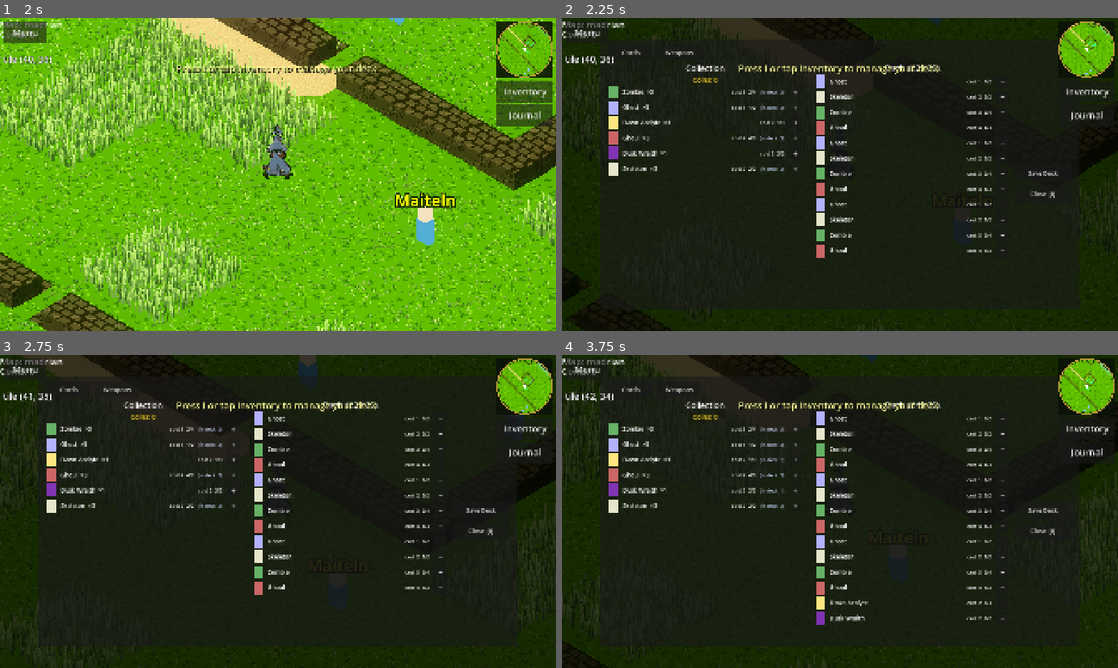
Above: before the commit, frames 1-4 (two rows, left to right).
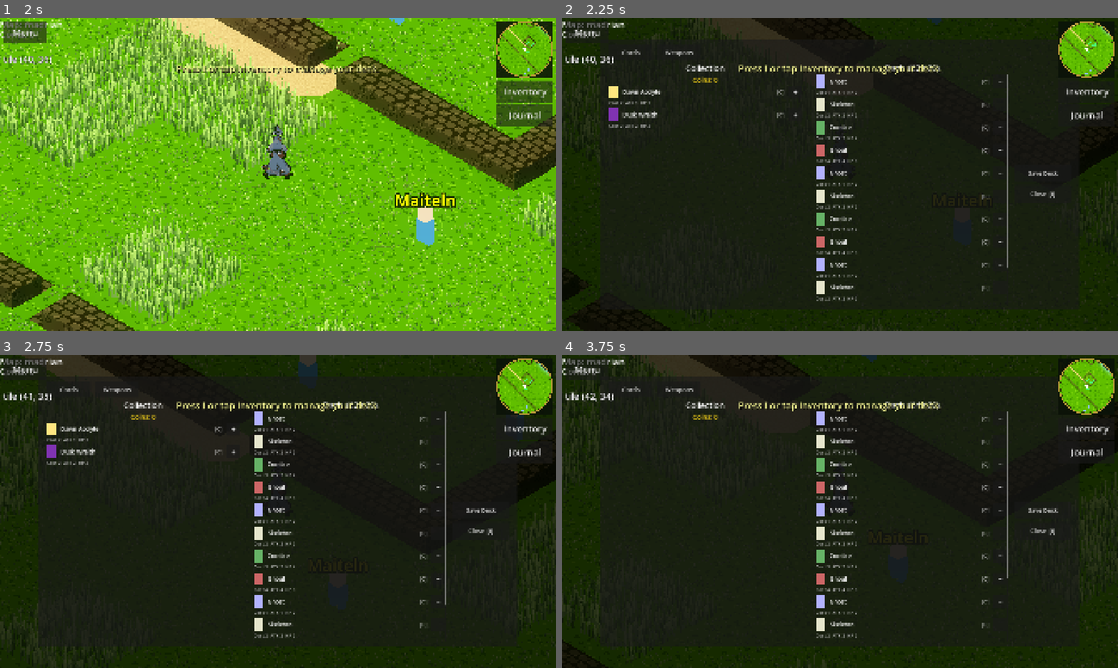
Above: after the commit, the same moments.

Repository: ChrisPauly97/pear-pudding-godot
Game: Godot game, scene res://scenes/ui/MenuScene.tscn
The game is run twice, just before and just after one commit, with the same random seed, the same clock (stepped at 60 frames per second) and the same inputs. Sound files missing from this copy of the repository are replaced by a short silence.
Inputs (mouse positions are in pixels of both pictures, inside the frame that each line leads up to):
- Up to frame 1 (2 s): click "New Game" at 0.5 s; click "Venture Here" at 1.25 s
- Up to frame 2 (2.25 s): tap I (inventory) at 2 s; move the mouse to (962, 158) at 2.02 s; hold D (move_right) from 2.03 s (still down); hold E (interact) from 2.03 s (still down); click (962, 158) at 2.17 s
- Up to frame 3 (2.75 s): keep holding D (move_right); keep holding E (interact); tap Space (jump) at 2.27 s
- Up to frame 4 (3.75 s): release D (move_right) at 2.75 s; release E (interact) at 2.75 s; click "+" at 2.75 s; click "+" at 3.5 s

Frame 1 is identical in both runs. In frame 2, 4.0% of the frame differs, in the area x 8-81%, y 18-91%; in frame 3, 4.0%; in frame 4, 4.1%.

Commit message:
TID-100: Inventory rarity display & per-instance stat readout
Collection and deck panels now render one row per card instance with a
colour-coded rarity badge [C/R/E/L] and rolled stats annotated with the
(min–max) range derived from IsoConst.RARITY_CONFIG. Adds helper
methods for rarity colour, badge text, and stat range formatting.

https://claude.ai/code/session_01LoRXvpkAc5z7qpEGDNEz96

Diff:
--- a/scenes/ui/InventoryScene.gd
+++ b/scenes/ui/InventoryScene.gd
@@ -314,32 +314,33 @@
 
 	_coin_label.text = "Coins: %d" % SceneManager.save_manager.coins
 
-	var owned: Dictionary = SceneManager.save_manager.get_owned_counts()
-
-	var deck_counts: Dictionary = {}
-	for uid: String in _working_deck:
-		var inst: Dictionary = SceneManager.save_manager.get_instance_by_uid(uid)
-		var tid: String = str(inst.get("template_id", uid)) if not inst.is_empty() else uid
-		deck_counts[tid] = int(deck_counts.get(tid, 0)) + 1
-
-	for id in CardRegistry.get_all_ids():
-		var owned_n: int = int(owned.get(id, 0))
-		if owned_n == 0:
-			continue
-		var tmpl: Dictionary = CardRegistry.get_template(id)
-		if tmpl.is_empty():
-			continue
-		var deck_n: int = int(deck_counts.get(id, 0))
-		var avail: int = owned_n - deck_n
-		var row := _make_collection_row(id, tmpl, owned_n, deck_n, avail)
+	var all_instances: Array[Dictionary] = SceneManager.save_manager.get_owned_instances()
+
+	# Available = owned instances not currently in the working deck
+	var available: Array[Dictionary] = []
+	for inst in all_instances:
+		if not _working_deck.has(str(inst.get("uid", ""))):
+			available.append(inst)
+
+	# Sort: template_id alphabetically, then rarity tier descending (legendary first)
+	available.sort_custom(func(a: Dictionary, b: Dictionary) -> bool:
+		var ta: String = str(a.get("template_id", ""))
+		var tb: String = str(b.get("template_id", ""))
+		if ta != tb:
+			return ta < tb
+		var ra: int = IsoConst.RARITY_ORDER.find(str(a.get("rarity", "common")))
+		var rb: int = IsoConst.RARITY_ORDER.find(str(b.get("rarity", "common")))
+		return ra > rb
+	)
+
+	for inst in available:
+		var row := _make_collection_row(inst)
 		_collection_list.add_child(row)
 
 	for i in _working_deck.size():
 		var uid: String = _working_deck[i]
 		var inst: Dictionary = SceneManager.save_manager.get_instance_by_uid(uid)
-		var tid: String = str(inst.get("template_id", uid)) if not inst.is_empty() else uid
-		var tmpl: Dictionary = CardRegistry.get_template(tid)
-		var row := _make_deck_row(uid, tmpl, i)
+		var row := _make_deck_row(uid, inst, i)
 		_deck_list.add_child(row)
 
 	var deck_sz: int = _working_deck.size()
@@ -442,6 +443,35 @@
 # Row builders
 # -------------------------------------------------------------------------
 
+func _rarity_color(rarity: String) -> Color:
+	match rarity:
+		"common":    return Color(0.80, 0.80, 0.80)
+		"rare":      return Color(0.20, 0.50, 1.00)
+		"epic":      return Color(0.70, 0.20, 1.00)
+		"legendary": return Color(1.00, 0.75, 0.00)
+	return Color(0.80, 0.80, 0.80)
+
+func _rarity_badge(rarity: String) -> String:
+	match rarity:
+		"common":    return "[C]"
+		"rare":      return "[R]"
+		"epic":      return "[E]"
+		"legendary": return "[L]"
+	return "[?]"
+
+func _stat_range_text(rolled: int, base: int, rarity: String) -> String:
+	var disp: int = rolled if rolled >= 0 else base
+	if base <= 0:
+		return str(max(disp, 0))
+	var cfg: Dictionary = IsoConst.RARITY_CONFIG.get(rarity, {})
+	var mult: float = float(cfg.get("multiplier", 1.0))
+	var var_: float = float(cfg.get("variance", 0.10))
+	var min_val: int = roundi(float(base) * mult * (1.0 - var_))
+	var max_val: int = roundi(float(base) * mult * (1.0 + var_))
+	if min_val == max_val:
+		return str(disp)
+	return "%d (%d–%d)" % [disp, min_val, max_val]
+
 func _make_weapon_row(wid: String, weapon: WeaponData, is_equipped: bool, is_selected: bool) -> HBoxContainer:
 	var row := HBoxContainer.new()
 	row.add_theme_constant_override("separation", int(_vw * 0.008))
@@ -470,72 +500,98 @@
 
 	return row
 
-func _make_collection_row(id: String, tmpl: Dictionary, owned_n: int, deck_n: int, avail: int) -> HBoxContainer:
-	var row := HBoxContainer.new()
-	row.add_theme_constant_override("separation", int(_vw * 0.008))
+func _make_collection_row(inst: Dictionary) -> VBoxContainer:
+	var uid: String     = str(inst.get("uid", ""))
+	var tid: String     = str(inst.get("template_id", uid))
+	var rarity: String  = str(inst.get("rarity", "common"))
+	var tmpl: Dictionary = CardRegistry.get_template(tid)
+	var card_color: Color = tmpl.get("color", Color(0.3, 0.3, 0.35))
+	var card_name: String = tmpl.get("name", tid)
+
+	var vbox := VBoxContainer.new()
+	vbox.add_theme_constant_override("separation", int(_vh * 0.003))
+
+	# Top row: colour swatch + name + rarity badge + add button
+	var top_row := HBoxContainer.new()
+	top_row.add_theme_constant_override("separation", int(_vw * 0.008))
+	vbox.add_child(top_row)
 
 	var swatch := ColorRect.new()
-	var card_color: Color = tmpl.get("color", Color(0.3, 0.3, 0.35))
 	swatch.color = card_color
 	swatch.custom_minimum_size = Vector2(_vh * 0.03, _vh * 0.03)
-	row.add_child(swatch)
+	top_row.add_child(swatch)
 
 	var name_lbl := Label.new()
-	var name_str: String = tmpl.get("name", id)
-	name_lbl.text = "%s  ×%d" % [name_str, owned_n]
+	name_lbl.text = card_name
 	name_lbl.add_theme_font_size_override("font_size", int(_vh * 0.019))
 	name_lbl.size_flags_horizontal = Control.SIZE_EXPAND_FILL
-	row.add_child(name_lbl)
-
-	var cost: int = tmpl.get("cost", 0)
-	var atk: int  = tmpl.get("attack", 0)
-	var hp: int   = tmpl.get("health", 0)
-	var stats_lbl := Label.new()
-	stats_lbl.text = "cost %d  %d/%d" % [cost, atk, hp]
-	stats_lbl.add_theme_font_size_override("font_size", int(_vh * 0.016))
-	row.add_child(stats_lbl)
-
-	if deck_n > 0:
-		var in_deck_lbl := Label.new()
-		in_deck_lbl.text = "(in deck: %d)" % deck_n
-		in_deck_lbl.add_theme_font_size_override("font_size", int(_vh * 0.015))
-		in_deck_lbl.modulate = Color(0.8, 0.85, 1.0)
-		row.add_child(in_deck_lbl)
+	top_row.add_child(name_lbl)
+
+	var badge_lbl := Label.new()
+	badge_lbl.text = _rarity_badge(rarity)
+	badge_lbl.add_theme_font_size_override("font_size", int(_vh * 0.017))
+	badge_lbl.modulate = _rarity_color(rarity)
+	top_row.add_child(badge_lbl)
 
 	var add_btn := Button.new()
 	add_btn.text = "+"
 	add_btn.custom_minimum_size = Vector2(_vh * 0.042, _vh * 0.042)
 	add_btn.add_theme_font_size_override("font_size", int(_vh * 0.022))
-	add_btn.disabled = (avail <= 0 or _working_deck.size() >= IsoConst.DECK_MAX)
-	add_btn.pressed.connect(_on_add.bind(id))
-	row.add_child(add_btn)
-
-	return row
-
-func _make_deck_row(id: String, tmpl: Dictionary, index: int) -> HBoxContainer:
-	var row := HBoxContainer.new()
-	row.add_theme_constant_override("separation", int(_vw * 0.008))
+	add_btn.disabled = _working_deck.size() >= IsoConst.DECK_MAX
+	add_btn.pressed.connect(_on_add.bind(uid))
+	top_row.add_child(add_btn)
+
+	# Stats row: rolled values with (min–max) range annotation
+	var rolled_atk: int  = int(inst.get("attack", -1))
+	var rolled_hp: int   = int(inst.get("health", -1))
+	var rolled_cost: int = int(inst.get("cost", -1))
+	var base_atk: int    = int(tmpl.get("attack", 0))
+	var base_hp: int     = int(tmpl.get("health", 0))
+	var base_cost: int   = int(tmpl.get("cost", 0))
+	var disp_cost: int   = rolled_cost if rolled_cost >= 0 else base_cost
+
+	var stats_lbl := Label.new()
+	stats_lbl.text = "Cost %d  ATK %s  HP %s" % [
+		disp_cost,
+		_stat_range_text(rolled_atk, base_atk, rarity),
+		_stat_range_text(rolled_hp,  base_hp,  rarity),
+	]
+	stats_lbl.add_theme_font_size_override("font_size", int(_vh * 0.015))
+	stats_lbl.modulate = Color(0.75, 0.75, 0.75)
+	vbox.add_child(stats_lbl)
+
+	return vbox
+
+func _make_deck_row(uid: String, inst: Dictionary, index: int) -> VBoxContainer:
+	var tid: String    = str(inst.get("template_id", uid)) if not inst.is_empty() else uid
+	var rarity: String = str(inst.get("rarity", "common")) if not inst.is_empty() else "common"
+	var tmpl: Dictionary = CardRegistry.get_template(tid)
+	var card_color: Color = tmpl.get("color", Color(0.3, 0.3, 0.35))
+	var card_name: String = tmpl.get("name", tid)
+
+	var vbox := VBoxContainer.new()
+	vbox.add_theme_constant_override("separation", int(_vh * 0.003))
+
+	var top_row := HBoxContainer.new()
+	top_row.add_theme_constant_override("separation", int(_vw * 0.008))
+	vbox.add_child(top_row)
 
 	var swatch := ColorRect.new()
-	var card_color: Color = tmpl.get("color", Color(0.3, 0.3, 0.35))
 	swatch.color = card_color
 	swatch.custom_minimum_size = Vector2(_vh * 0.03, _vh * 0.03)
-	row.add_child(swatch)
+	top_row.add_child(swatch)
 
 	var name_lbl := Label.new()
-	var name_str: String = tmpl.get("name", id)
-	name_lbl.text = name_str
+	name_lbl.text = card_name
 	name_lbl.add_theme_font_size_override("font_size", int(_vh * 0.019))
 	name_lbl.size_flags_horizontal = Control.SIZE_EXPAND_FILL
-	row.add_child(name_lbl)
-
-	var cost: int = tmpl.get("cost", 0)
-	var atk: int  = tmpl.get("attack", 0)
-	var hp: int   = tmpl.get("health", 0)
-	var stats_lbl := Label.new()
-	stats_lbl.text = "cost %d  %d/%d" % [cost, atk, hp]
-	stats_lbl.add_theme_font_size_override("font_size", int(_vh * 0.016))
-	row.add_child(stats_lbl)
+	top_row.add_child(name_lbl)
+
+	var badge_lbl := Label.new()
+	badge_lbl.text = _rarity_badge(rarity)
+	badge_lbl.add_theme_font_size_override("font_size", int(_vh * 0.017))
+	badge_lbl.modulate = _rarity_color(rarity)
+	top_row.add_child(badge_lbl)
 
 	var rm_btn := Button.new()
 	rm_btn.text = "−"
@@ -552,9 +608,28 @@
 			rm_btn.pressed.connect(_on_remove.bind(index))
 	else:
 		rm_btn.pressed.connect(_on_remove.bind(index))
-	row.add_child(rm_btn)
-
-	return row
+	top_row.add_child(rm_btn)
+
+	# Stats row
+	var rolled_atk: int  = int(inst.get("attack", -1))  if not inst.is_empty() else -1
+	var rolled_hp: int   = int(inst.get("health", -1))  if not inst.is_empty() else -1
+	var rolled_cost: int = int(inst.get("cost", -1))    if not inst.is_empty() else -1
+	var base_atk: int    = int(tmpl.get("attack", 0))
+	var base_hp: int     = int(tmpl.get("health", 0))
+	var base_cost: int   = int(tmpl.get("cost", 0))
+	var disp_cost: int   = rolled_cost if rolled_cost >= 0 else base_cost
+
+	var stats_lbl := Label.new()
+	stats_lbl.text = "Cost %d  ATK %s  HP %s" % [
+		disp_cost,
+		_stat_range_text(rolled_atk, base_atk, rarity),
+		_stat_range_text(rolled_hp,  base_hp,  rarity),
+	]
+	stats_lbl.add_theme_font_size_override("font_size", int(_vh * 0.015))
+	stats_lbl.modulate = Color(0.75, 0.75, 0.75)
+	vbox.add_child(stats_lbl)
+
+	return vbox
 
 # -------------------------------------------------------------------------
 # Actions
@@ -579,23 +654,12 @@
 	SceneManager.save_manager.equip_weapon(_selected_weapon_id)
 	_refresh_weapons()
 
-func _on_add(id: String) -> void:
+func _on_add(uid: String) -> void:
 	if _working_deck.size() >= IsoConst.DECK_MAX:
 		return
-	var owned: Dictionary = SceneManager.save_manager.get_owned_counts()
-	var deck_counts: Dictionary = {}
-	for uid: String in _working_deck:
-		var inst: Dictionary = SceneManager.save_manager.get_instance_by_uid(uid)
-		var tid: String = str(inst.get("template_id", uid)) if not inst.is_empty() else uid
-		deck_counts[tid] = int(deck_counts.get(tid, 0)) + 1
-	var owned_n: int = int(owned.get(id, 0))
-	var deck_n: int  = int(deck_counts.get(id, 0))
-	if deck_n >= owned_n:
+	if _working_deck.has(uid):
 		return
-	var new_uid: String = SceneManager.save_manager.find_available_uid_for_template(id, _working_deck)
-	if new_uid.is_empty():
-		return
-	_working_deck.append(new_uid)
+	_working_deck.append(uid)
 	_refresh_cards()
 
 func _on_remove(index: int) -> void:
Not shown, changed: tasks/goals/GID-028--card-rarity-crafting/TID-100--inventory-rarity-display.md
Not shown, changed: tasks/goals/GID-028--card-rarity-crafting/goal.md
Not shown, changed: tasks/index.md
